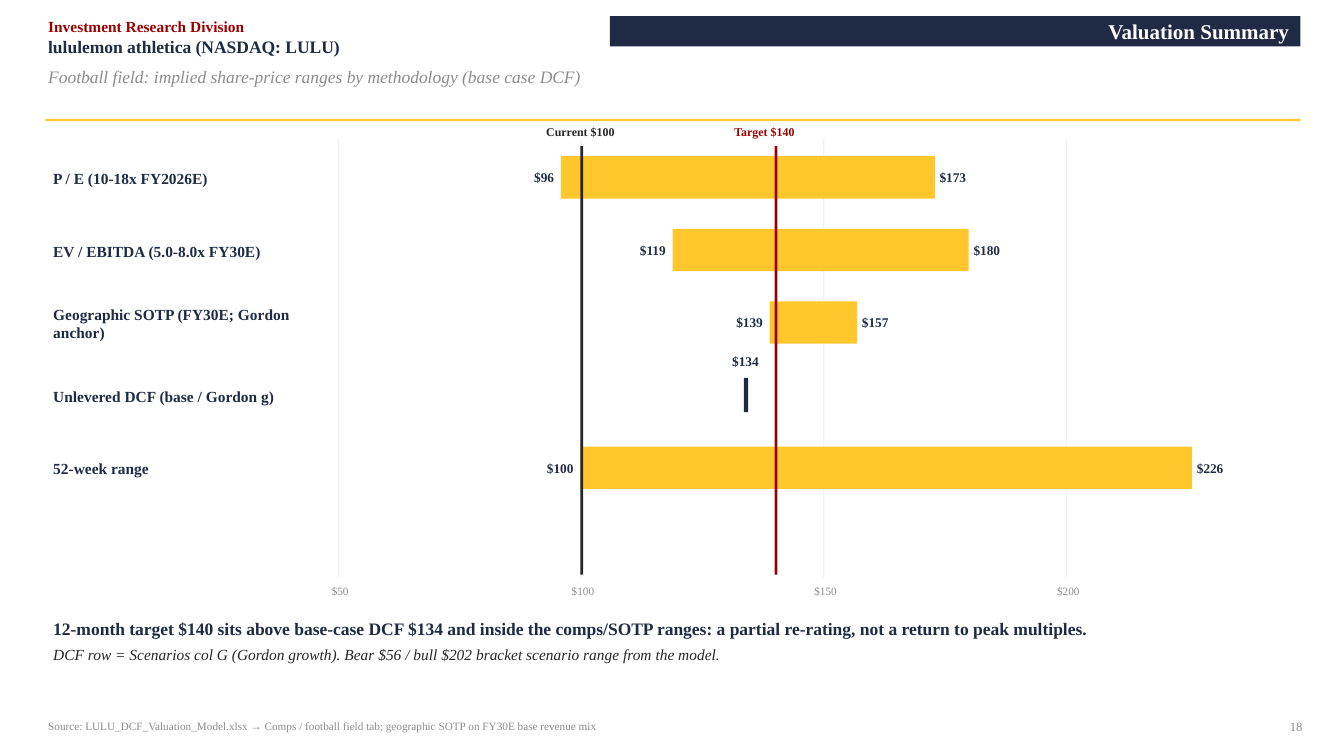
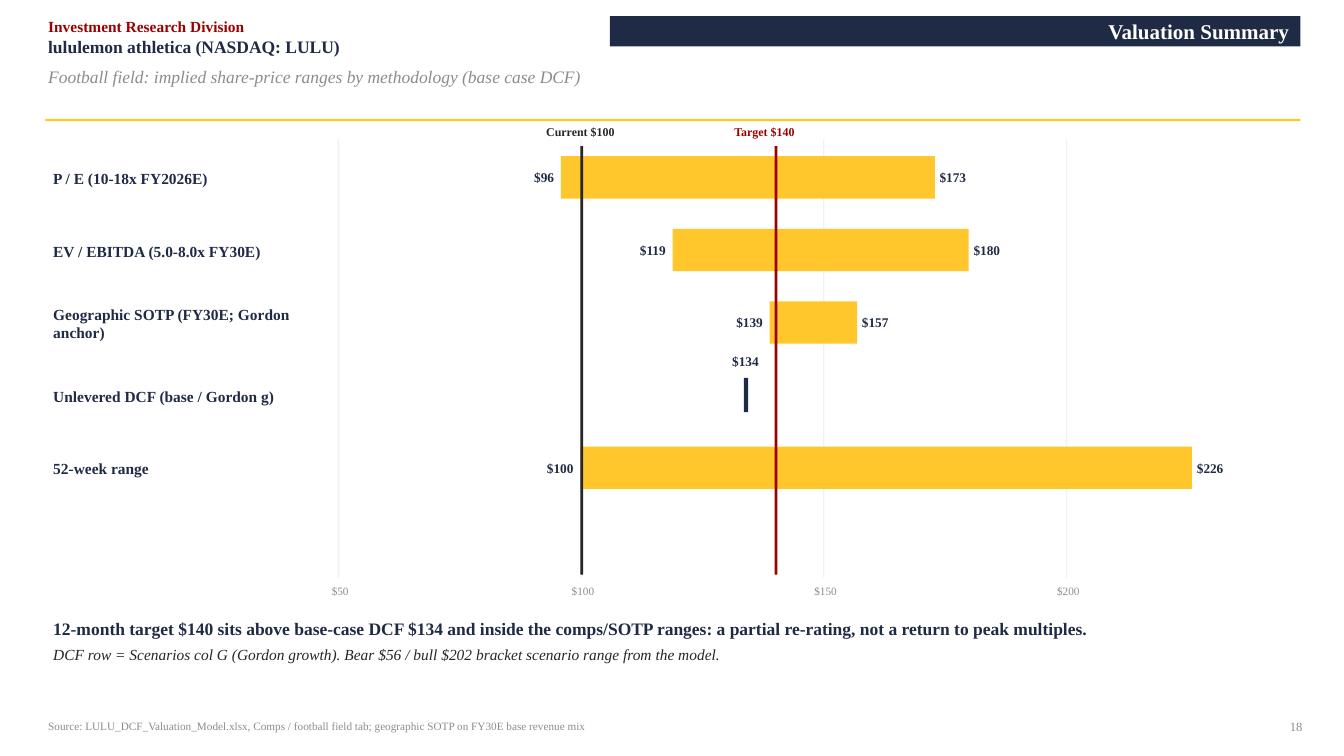
Before and after one commit to vengeanceaiUSC/RM, a slide deck: slide 18 of LULU/LULU_Investment_Pitch_Deck.pptx. Drawn at 1344x756 pixels with LibreOffice and Linux fonts; fonts in the diff are those of the drawing. Boxes give left, top, right and bottom in pixels: in the first picture for what was removed or moved away, otherwise in the second. Text is boxed around its words. In the diff, an @@ line names an element or a change of style, - is before the commit and + after.

```diff
--- a/LULU/LULU_Investment_Pitch_Deck.pptx
+++ b/LULU/LULU_Investment_Pitch_Deck.pptx
@@ text at [48,722,585,732]: text changed @@
-Source: LULU_DCF_Valuation_Model.xlsx → Comps / football field tab; geographic SOTP on FY30E base revenue mix
+Source: LULU_DCF_Valuation_Model.xlsx, Comps / football field tab; geographic SOTP on FY30E base revenue mix
```
Also in this commit, not shown: 7 other slides changed, 3 other files.
